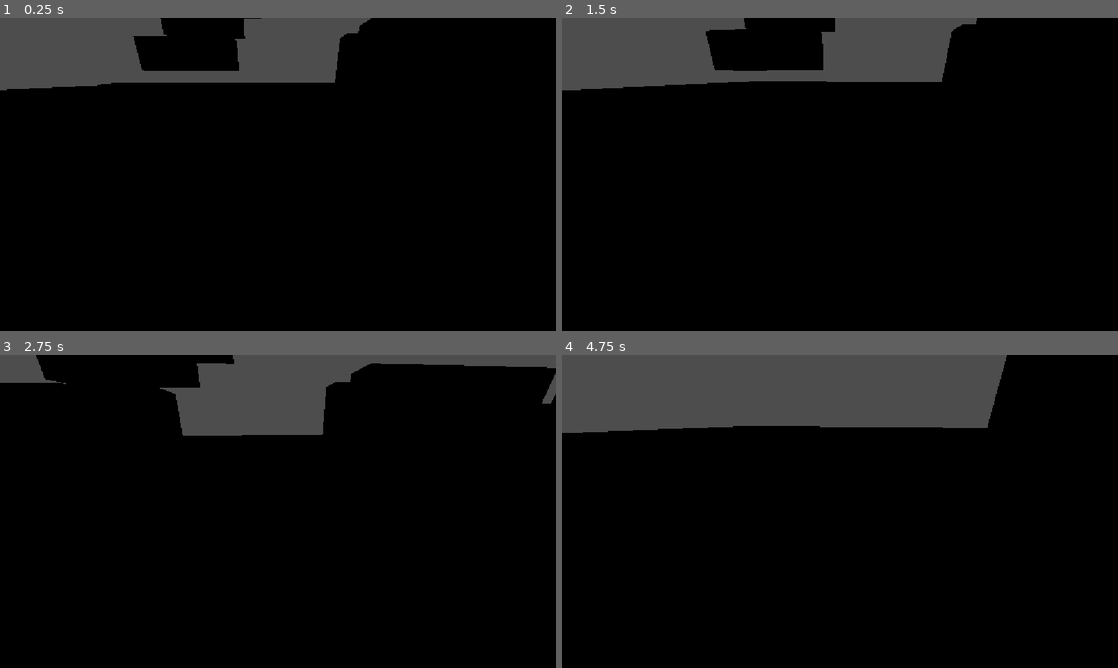
Above: before the commit, frames 1-4 (two rows, left to right).
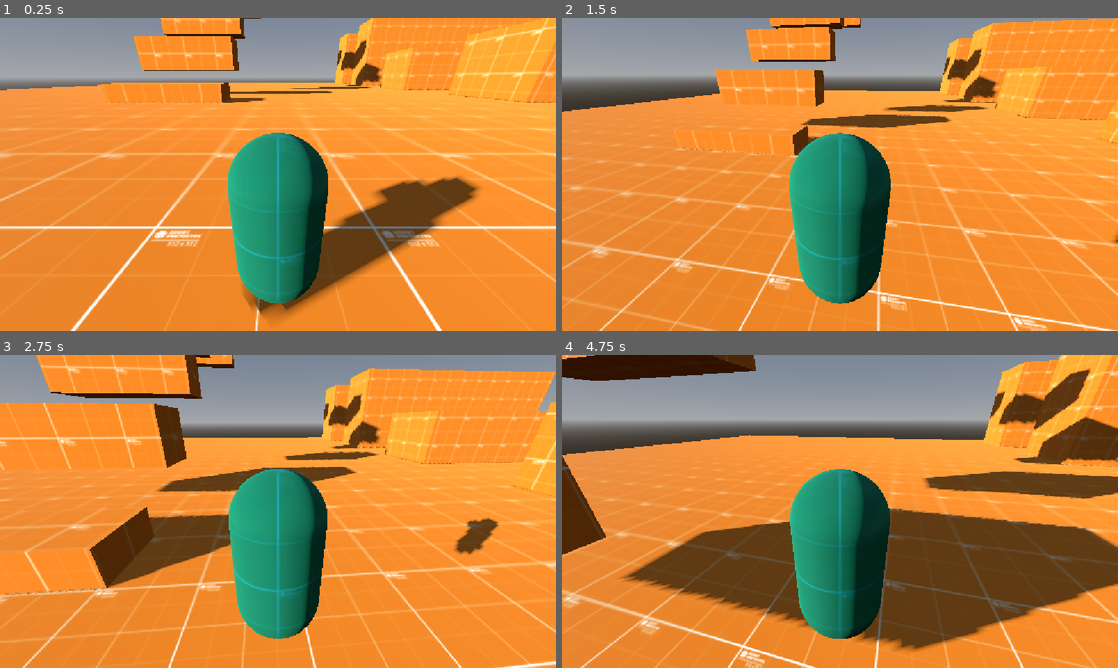
Above: after the commit, the same moments.

Repository: MauroMelender/ProtoProyectGensaku
Game: Godot game, scene res://Test Folder 0.1/escena_testeo.tscn
The game is run twice, just before and just after one commit, with the same random seed, the same clock (stepped at 60 frames per second) and the same inputs.
Inputs (mouse positions are in pixels of both pictures, inside the frame that each line leads up to):
- Up to frame 1 (0.25 s): no input
- Up to frame 2 (1.5 s): tap Enter (ui_accept) at 0.5, 0.6, 0.77, 1.07, 1.35 s; move the mouse to (867, 174) at 0.52 s; hold W (ui_up) from 0.53 s (still down); move the mouse to (812, 174) at 1.27 s
- Up to frame 3 (2.75 s): keep holding W (ui_up); tap Enter (ui_accept) at 1.52, 1.82, 2.1 s; move the mouse to (289, 505) at 2.02 s
- Up to frame 4 (4.75 s): keep holding W (ui_up); move the mouse to (834, 517) at 2.77 s; tap Enter (ui_accept) at 2.85, 3.02, 3.32, 3.6, 3.77, 4.07, 4.35, 4.52 s; move the mouse to (878, 514) at 3.52 s; move the mouse to (795, 508) at 4.27 s

The runs differ from the first frame. In frame 1, 100% of the frame differs, in the area x 0-100%, y 0-100%; in frame 2, 100%; in frame 3, 100%; in frame 4, 100%.

Commit message:
Sistema de Ledge y parkour basico

Diff:
--- a/Test Folder 0.1/Player/Movement.gd
+++ b/Test Folder 0.1/Player/Movement.gd
@@ -4,20 +4,31 @@
 @export var SPEED: float = 4.0
 @export var ACCEL: float = 12.0
 @export var FRICTION: float = 20.0
-@export var JUMP_VELOCITY: float = 4.0
+@export var JUMP_VELOCITY: float = 6.0
 @export var MAX_JUMPS: int = 2
 @export var MOUSE_SENSITIVITY: float = 0.003
 @export var FALL_LIMIT_Y: float = -10.0
 
+@export var CLIMB_SPEED: float = 2.5
+
 var jump_count: int = 0
 var gravity: float = ProjectSettings.get_setting("physics/3d/default_gravity")
-var spawn_position: Vector3 # Guarda la posición inicial
+var spawn_position: Vector3
+
+enum State { NORMAL, AGARRADO }
+var current_state: State = State.NORMAL
 
 @onready var camera_pivot: Node3D = $CameraPivot
+@onready var ray_pared: RayCast3D = $RayPared
+@onready var ray_borde: RayCast3D = $RayBorde
 
 func _ready() -> void:
 	Input.mouse_mode = Input.MOUSE_MODE_CAPTURED
-	spawn_position = global_position # Guarda donde arranca el nivel
+	spawn_position = global_position
+
+	# Fuerza que los RayCasts ignoren la colisión del propio personaje
+	ray_pared.add_exception(self)
+	ray_borde.add_exception(self)
 
 func _unhandled_input(event: InputEvent) -> void:
 	if event is InputEventMouseMotion:
@@ -26,17 +37,26 @@
 		camera_pivot.rotation.x = clamp(camera_pivot.rotation.x, deg_to_rad(-80), deg_to_rad(80))
 
 func _physics_process(delta: float) -> void:
-	# Verificación de caída por debajo del nivel
+	# Verificación en consola de qué está chocando el RayCast
+	if ray_pared.is_colliding():
+		print("¡CHOCÓ CONTRA: ", ray_pared.get_collider().name, " - GRUPOS: ", ray_pared.get_collider().get_groups())
+
 	if global_position.y < FALL_LIMIT_Y:
 		respawn()
 
-	# Aplicar gravedad
+	match current_state:
+		State.NORMAL:
+			_process_normal_movement(delta)
+			_check_ledge_grab()
+		State.AGARRADO:
+			_process_ledge_movement(delta)
+
+func _process_normal_movement(delta: float) -> void:
 	if not is_on_floor():
 		velocity.y -= gravity * delta
 	else:
 		jump_count = 0
 
-	# Manejo del Doble Salto
 	if Input.is_action_just_pressed("ui_accept"):
 		if is_on_floor():
 			velocity.y = JUMP_VELOCITY
@@ -45,12 +65,10 @@
 			velocity.y = JUMP_VELOCITY
 			jump_count += 1
 
-	# Obtener dirección de entrada
 	var input_dir := Input.get_vector("ui_left", "ui_right", "ui_up", "ui_down")
 	var direction := (transform.basis * Vector3(input_dir.x, 0, input_dir.y)).normalized()
 
-	# Movimiento suave
-	if direction:
+	if direction != Vector3.ZERO:
 		velocity.x = move_toward(velocity.x, direction.x * SPEED, ACCEL * delta)
 		velocity.z = move_toward(velocity.z, direction.z * SPEED, ACCEL * delta)
 	else:
@@ -59,7 +77,40 @@
 
 	move_and_slide()
 
-# Función para reiniciar posición y velocidad
+# --- LÓGICA DE PARKOUR ---
+
+func _check_ledge_grab() -> void:
+	if is_on_floor():
+		return
+
+	# Detección directa de cualquier pared que toque el RayPared en el aire
+	if ray_pared.is_colliding():
+		current_state = State.AGARRADO
+		velocity = Vector3.ZERO
+
+func _process_ledge_movement(delta: float) -> void:
+	velocity = Vector3.ZERO
+
+	var input_dir := Input.get_vector("ui_left", "ui_right", "ui_up", "ui_down")
+
+	# Moverse hacia los lados (A y D)
+	var right := transform.basis.x
+	velocity = right * input_dir.x * CLIMB_SPEED
+
+	# Presionar S para soltarse
+	if input_dir.y > 0:
+		current_state = State.NORMAL
+		return
+
+	# Presionar Espacio o W para subir/saltar
+	if Input.is_action_just_pressed("ui_accept") or input_dir.y < 0:
+		current_state = State.NORMAL
+		velocity.y = JUMP_VELOCITY
+		return
+
+	move_and_slide()
+
 func respawn() -> void:
+	current_state = State.NORMAL
 	global_position = spawn_position
 	velocity = Vector3.ZERO
--- a/Test Folder 0.1/Player/player.tscn
+++ b/Test Folder 0.1/Player/player.tscn
@@ -40,3 +40,11 @@
 
 [node name="Camera3D" type="Camera3D" parent="CameraPivot" unique_id=1585461838]
 transform = Transform3D(1, 0, 0, 0, 0.9030283, 0.42958105, 0, -0.42958105, 0.9030283, 0, 1.1825395, 0.91790277)
+
+[node name="RayPared" type="RayCast3D" parent="." unique_id=1582857464]
+transform = Transform3D(0.9999965, 0, -0.0026592724, 0, 1, 0, 0.0026592724, 0, 0.9999965, 0, 0.7118564, -0.24532825)
+target_position = Vector3(0, 0, -0.5)
+
+[node name="RayBorde" type="RayCast3D" parent="." unique_id=1089235360]
+transform = Transform3D(1, 0, 0, 0, 1, 0, 0, 0, 1, 0, 0.9819516, -0.5436619)
+target_position = Vector3(0, -0.5, 0)
--- a/Test Folder 0.1/escena_testeo.tscn
+++ b/Test Folder 0.1/escena_testeo.tscn
@@ -2,6 +2,7 @@
 
 [ext_resource type="Texture2D" uid="uid://cjqlmt8vwv6n6" path="res://assets/textures/Tex_TestOrange.png" id="1_foiwc"]
 [ext_resource type="PackedScene" uid="uid://dkoksxd82cc1w" path="res://Test Folder 0.1/Player/player.tscn" id="2_2dbdm"]
+[ext_resource type="Material" uid="uid://c8yjxcv3bx3oh" path="res://assets/materials/Tex_TestBlue512.tres" id="2_i7chq"]
 
 [sub_resource type="StandardMaterial3D" id="StandardMaterial3D_khhxn"]
 albedo_texture = ExtResource("1_foiwc")
@@ -80,6 +81,27 @@
 [sub_resource type="ConvexPolygonShape3D" id="ConvexPolygonShape3D_0jcrn"]
 points = PackedVector3Array(-3.0863109, -0.97478485, -1.0398707, -3.0863109, 0.97478485, -1.0398707, 3.0857067, -0.9747 …(192 unchanged characters)…
 
+[sub_resource type="BoxMesh" id="BoxMesh_tlh37"]
+size = Vector3(9.444572, 0.52604675, 0.30001736)
+
+[sub_resource type="ConvexPolygonShape3D" id="ConvexPolygonShape3D_orpjr"]
+points = PackedVector3Array(4.722286, 0.26302338, 0.15000868, 4.722286, 0.26302338, -0.15000868, -4.722286, 0.26302338, 0.15000868, 4.722286, -0.26302338, 0.15000868, 4.722286, -0.26302338, -0.15000868, -4.722286, 0.26302338, -0.15000868, -4.722286, -0.26302338, 0.15000868, -4.722286, -0.26302338, -0.15000868)
+
+[sub_resource type="ProceduralSkyMaterial" id="ProceduralSkyMaterial_0donx"]
+
+[sub_resource type="Sky" id="Sky_6rb67"]
+sky_material = SubResource("ProceduralSkyMaterial_0donx")
+
+[sub_resource type="Environment" id="Environment_fcx47"]
+background_mode = 2
+sky = SubResource("Sky_6rb67")
+fog_mode = 1
+fog_light_color = Color(0.91286635, 0.9219585, 0.93611336, 1)
+fog_light_energy = 0.01
+fog_density = 1.0
+volumetric_fog_enabled = true
+volumetric_fog_density = 0.01
+
 [node name="Escena_testeo" type="Node3D" unique_id=1265959161]
 
 [node name="Zona_pruebas" type="Node3D" parent="." unique_id=1754957875]
@@ -210,5 +232,24 @@
 [node name="CollisionShape3D" type="CollisionShape3D" parent="Zona_pruebas/Obstaculos/Escalones/Escalones7/StaticBody3D" unique_id=1035598477]
 shape = SubResource("ConvexPolygonShape3D_0jcrn")
 
+[node name="Escalar" type="Node3D" parent="Zona_pruebas/Obstaculos" unique_id=1382034533]
+
+[node name="Escalada" type="MeshInstance3D" parent="Zona_pruebas/Obstaculos/Escalar" unique_id=104407516 groups=["Ledge"]]
+transform = Transform3D(1, 0, 0, 0, 1, 0, 0, 0, 1, 9.133619, 2.457645, 17.550562)
+material_override = ExtResource("2_i7chq")
+mesh = SubResource("BoxMesh_tlh37")
+
+[node name="StaticBody3D" type="StaticBody3D" parent="Zona_pruebas/Obstaculos/Escalar/Escalada" unique_id=975760174]
+
+[node name="CollisionShape3D" type="CollisionShape3D" parent="Zona_pruebas/Obstaculos/Escalar/Escalada/StaticBody3D" unique_id=1934060824]
+shape = SubResource("ConvexPolygonShape3D_orpjr")
+
 [node name="Player" parent="." unique_id=1106884710 instance=ExtResource("2_2dbdm")]
 transform = Transform3D(1, 0, 0, 0, 1, 0, 0, 0, 1, -10.406314, 0.89117193, 28.498707)
+
+[node name="DirectionalLight3D" type="DirectionalLight3D" parent="." unique_id=1797898887]
+transform = Transform3D(0.4701428, 0.32983342, -0.8186426, -0.16426098, 0.9440391, 0.2860217, 0.86717016, 1.1139808e-08, 0.498012, -56.196903, 9.2597475, 11.022059)
+shadow_enabled = true
+
+[node name="WorldEnvironment" type="WorldEnvironment" parent="." unique_id=1124961282]
+environment = SubResource("Environment_fcx47")
